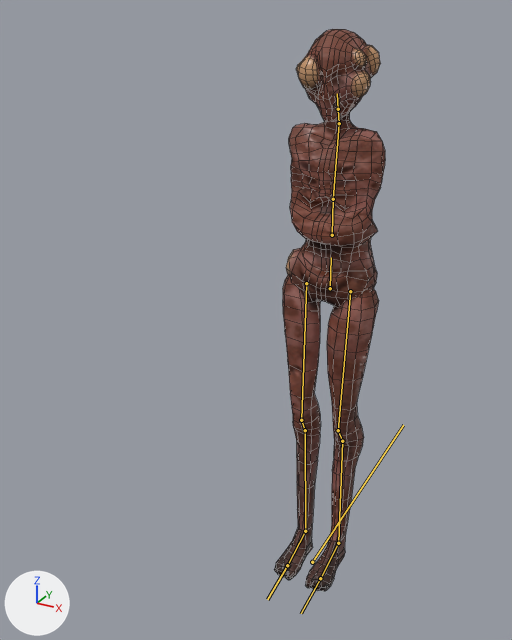
A saved change to the FBX model Assets/_Visual/Character/Enemy/Stalker/Stalker.fbx.
Both versions are drawn from a 50 mm camera at (0.97, -2.29, 2.24) aimed at (-0.12, -0.32, 1.25). Lighting does not change. The marker at lower left points along +X, +Y and +Z. The bones that bend it are drawn over the model as lines. Mesh edges are drawn as thin lines.

The first picture shows 'Stalker_Low'.
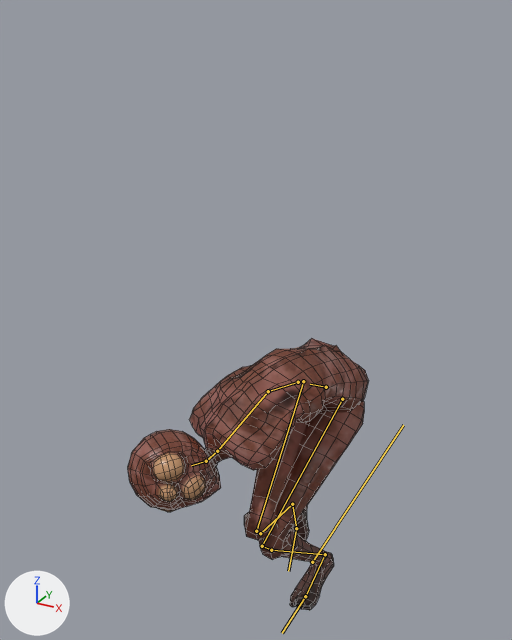
The newer file adds an action. The first version stands in its rest pose; the second is drawn at frame 15 of the action 'Stalker | Run'.

Boxes (x1, y1, x2, y2) around the edits, measured in the pictures (512 x 640 px):
'Stalker_Low', posed (116% wider, 52% shorter): before (274, 29, 385, 591); after (128, 339, 369, 610)
bone 'Hips', root to tip: before (330, 288) to (331, 257); after (326, 387) to (310, 384)
bone 'Waist', root to tip: before (332, 235) to (333, 199); after (298, 382) to (268, 391)
bone 'Chest', root to tip: before (333, 199) to (339, 123); after (268, 391) to (217, 451)
bone 'Neck', root to tip: before (339, 123) to (338, 109); after (217, 451) to (206, 461)
bone 'Head', root to tip: before (338, 109) to (337, 93); after (206, 461) to (191, 465)
bone 'Thigh.L', root to tip: before (350, 291) to (338, 430); after (342, 399) to (262, 546)
bone 'Knee.L', root to tip: before (338, 430) to (342, 441); after (262, 546) to (271, 550)
bone 'Leg.L', root to tip: before (342, 441) to (338, 543); after (271, 550) to (325, 554)
bone 'Foot.L', root to tip: before (338, 543) to (320, 578); after (325, 554) to (305, 596)
bone 'FootFront.L', root to tip: before (320, 578) to (301, 613); after (305, 596) to (282, 633)
bone 'Thigh.R', root to tip: before (306, 283) to (301, 420); after (303, 381) to (256, 531)
bone 'Knee.R', root to tip: before (301, 420) to (305, 430); after (256, 531) to (260, 533)
bone 'Leg.R', root to tip: before (305, 430) to (305, 531); after (260, 533) to (292, 504)
bone 'Foot.R', root to tip: before (305, 531) to (287, 565); after (292, 504) to (296, 528)
bone 'FootFront.R', root to tip: before (287, 565) to (267, 599); after (296, 528) to (288, 571)

Edits to the bpy script that builds the scene:
```text
Change bone_hips:
    where bone_hips = bpy.data.objects['Armature'].pose.bones['Hips']  # child of 'Main_Control'
    bone_hips.location: (0.0, 0.0, 0.0) -> (0.34, -0.93, 0.87)
    bone_hips.rotation_quaternion: (1.0, 0.0, 0.0, 0.0) -> (0.913, 0.399, -0.064, 0.051)  # degrees (0, 0, 0) -> degrees (47, -9, 2)
Change bone_waist:
    where bone_waist = bpy.data.objects['Armature'].pose.bones['Waist']  # child of 'Hips'
    bone_waist.rotation_quaternion: (1.0, 0.0, 0.0, 0.0) -> (0.934, 0.326, -0.127, 0.07)  # degrees (0, 0, 0) -> degrees (38, -16, 3)
Change bone_chest:
    where bone_chest = bpy.data.objects['Armature'].pose.bones['Chest']  # child of 'Waist'
    bone_chest.rotation_quaternion: (1.0, 0.0, 0.0, 0.0) -> (0.865, 0.489, -0.007, -0.109)  # degrees (0, 0, 0) -> degrees (58, 5, -11)
Change bone_neck:
    where bone_neck = bpy.data.objects['Armature'].pose.bones['Neck']  # child of 'Chest'
    bone_neck.rotation_quaternion: (1.0, 0.0, 0.0, 0.0) -> (0.871, -0.292, 0.384, -0.094)  # degrees (0, 0, 0) -> degrees (-47, 38, -29)
Change bone_head:
    where bone_head = bpy.data.objects['Armature'].pose.bones['Head']  # child of 'Neck'
    bone_head.rotation_quaternion: (1.0, 0.0, 0.0, 0.0) -> (0.983, -0.174, -0.04, -0.031)  # degrees (0, 0, 0) -> degrees (-20, -5, -3)
Change bone_thigh_l:
    where bone_thigh_l = bpy.data.objects['Armature'].pose.bones['Thigh.L']  # child of 'Hips'
    bone_thigh_l.rotation_quaternion: (1.0, 0.0, 0.0, 0.0) -> (0.706, 0.049, -0.052, 0.705)  # degrees (0, 0, 0) -> degrees (0, -8, 90)
Change bone_knee_l:
    where bone_knee_l = bpy.data.objects['Armature'].pose.bones['Knee.L']  # child of 'Thigh.L'
    bone_knee_l.rotation_quaternion: (1.0, 0.0, 0.0, 0.0) -> (0.886, 0.061, 0.005, -0.459)  # degrees (0, 0, 0) -> degrees (6, 4, -55)
Change bone_leg_l:
    where bone_leg_l = bpy.data.objects['Armature'].pose.bones['Leg.L']  # child of 'Knee.L'
    bone_leg_l.rotation_quaternion: (1.0, 0.0, 0.0, 0.0) -> (0.951, -0.019, 0.0, -0.308)  # degrees (0, 0, 0) -> degrees (-2, -1, -36)
Change bone_foot_l:
    where bone_foot_l = bpy.data.objects['Armature'].pose.bones['Foot.L']  # child of 'Leg.L'
    bone_foot_l.rotation_quaternion: (1.0, 0.0, 0.0, 0.0) -> (0.953, -0.06, 0.043, 0.293)  # degrees (0, 0, 0) -> degrees (-5, 7, 34)
Change bone_footfront_l:
    where bone_footfront_l = bpy.data.objects['Armature'].pose.bones['FootFront.L']  # child of 'Foot.L'
    bone_footfront_l.rotation_quaternion: (1.0, 0.0, 0.0, 0.0) -> (0.993, -0.015, -0.011, 0.116)  # degrees (0, 0, 0) -> degrees (-2, -1, 13)
Change bone_thigh_r:
    where bone_thigh_r = bpy.data.objects['Armature'].pose.bones['Thigh.R']  # child of 'Hips'
    bone_thigh_r.rotation_quaternion: (1.0, 0.0, 0.0, 0.0) -> (0.628, 0.032, -0.185, -0.755)  # degrees (0, 0, 0) -> degrees (19, -11, -102)
Change bone_knee_r:
    where bone_knee_r = bpy.data.objects['Armature'].pose.bones['Knee.R']  # child of 'Thigh.R'
    bone_knee_r.rotation_quaternion: (1.0, 0.0, 0.0, 0.0) -> (0.835, 0.073, -0.006, 0.546)  # degrees (0, 0, 0) -> degrees (7, -5, 66)
Change bone_leg_r:
    where bone_leg_r = bpy.data.objects['Armature'].pose.bones['Leg.R']  # child of 'Knee.R'
    bone_leg_r.rotation_quaternion: (1.0, 0.0, 0.0, 0.0) -> (0.919, -0.025, 0.0, 0.395)  # degrees (0, 0, 0) -> degrees (-3, 1, 46)
Change bone_foot_r:
    where bone_foot_r = bpy.data.objects['Armature'].pose.bones['Foot.R']  # child of 'Leg.R'
    bone_foot_r.rotation_quaternion: (1.0, 0.0, 0.0, 0.0) -> (0.95, 0.071, 0.015, 0.302)  # degrees (0, 0, 0) -> degrees (8, -1, 35)
Change bone_footfront_r:
    where bone_footfront_r = bpy.data.objects['Armature'].pose.bones['FootFront.R']  # child of 'Foot.R'
    bone_footfront_r.rotation_quaternion: (1.0, 0.0, 0.0, 0.0) -> (0.944, 0.009, 0.075, -0.32)  # degrees (0, 0, 0) -> degrees (-2, 8, -38)
```
